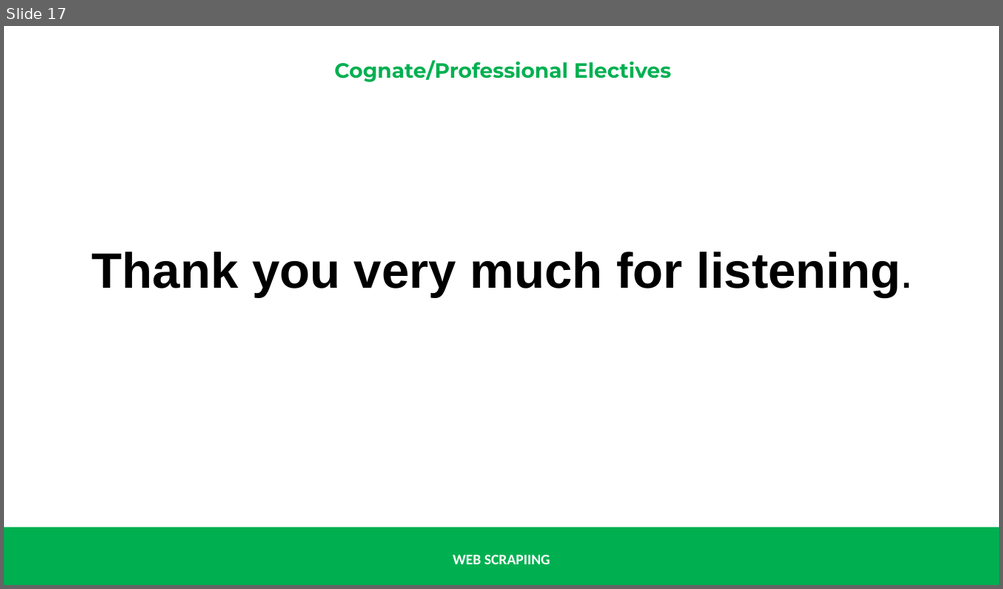
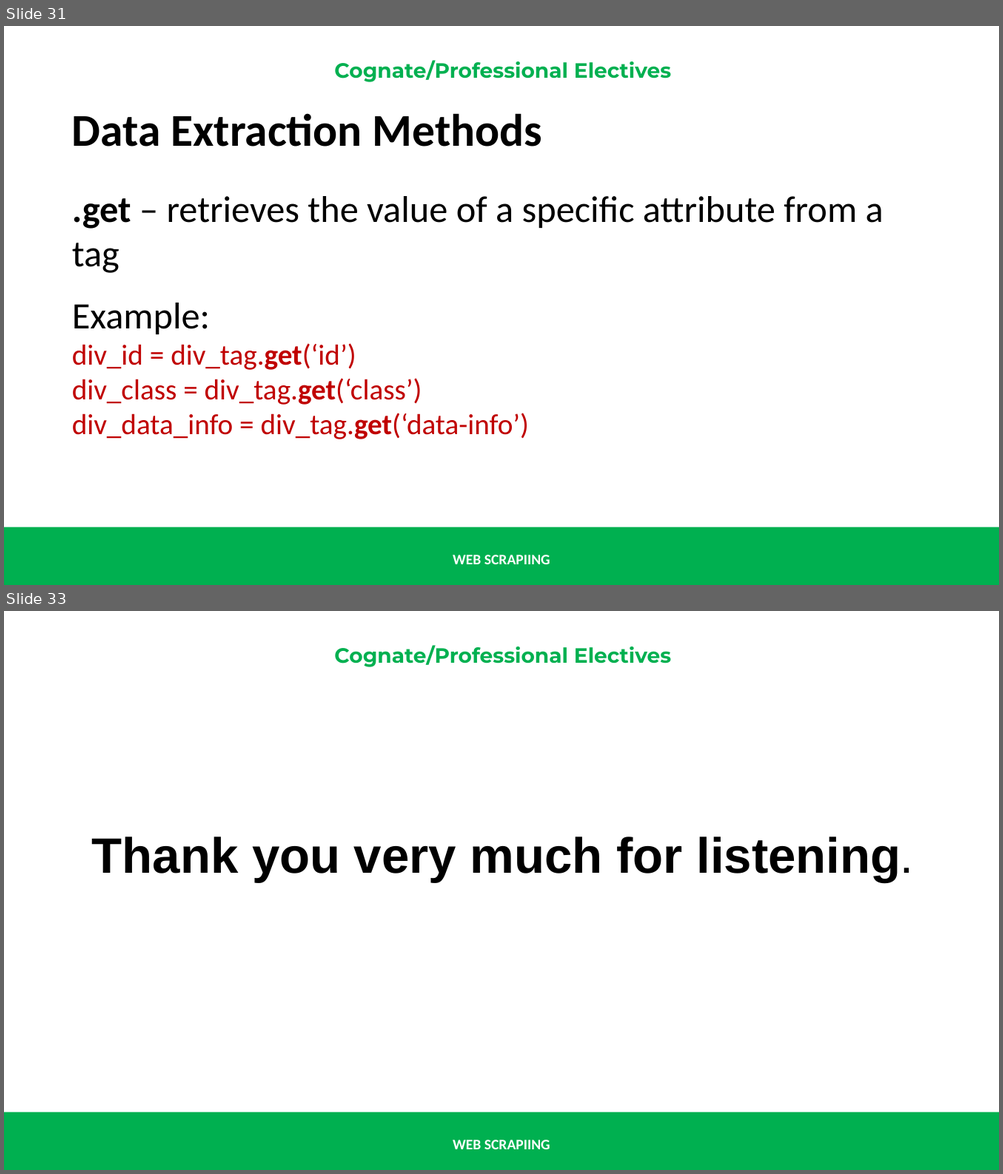
Before and after one commit to renatomaaliw3/public_files, a slide deck: CPE Electives (1 - 3)/01. Lectures Notebook/00. Presentations & Text Books/01. Electives 1 to 3/06.5 Web Scraping.pptx. Shown one above the other, each under a label of ours: slide 17 before the commit, slides 31 and 33 after it; the slides between them are not shown. The pictures are 1003x589 and 1003x1174 pixels, drawn with LibreOffice and Linux fonts; fonts in the diff are those of the drawing. Boxes give left, top, right and bottom in pixels: in the first picture for what was removed or moved away, otherwise in the second. Text is boxed around its words. In the diff, an @@ line names an element or a change of style, - is before the commit and + after.

```diff
--- a/CPE Electives (1 - 3)/01. Lectures Notebook/00. Presentations & Text Books/01. Electives 1 to 3/06.5 Web Scraping.pptx
+++ b/CPE Electives (1 - 3)/01. Lectures Notebook/00. Presentations & Text Books/01. Electives 1 to 3/06.5 Web Scraping.pptx
@@ slide 31 added at (x1=4, y1=26, x2=999, y2=585), background #FFFFFF; not listed: 3 template elements that a slide beside it also shows @@
@@ text added at (x1=72, y1=113, x2=883, y2=440), 28 pt, text #C00000 @@
+Data Extraction Methods
+.get – retrieves the value of a specific attribute from a tag
+Example:
+div_id = div_tag.get(‘id’)
+div_class = div_tag.get(‘class’)
+div_data_info = div_tag.get(‘data-info’)
@@ what was slide 17 is now slide 33 @@
```
Also in this commit, not shown: 1 slide changed, 16 other slides added, 1 slide removed.
